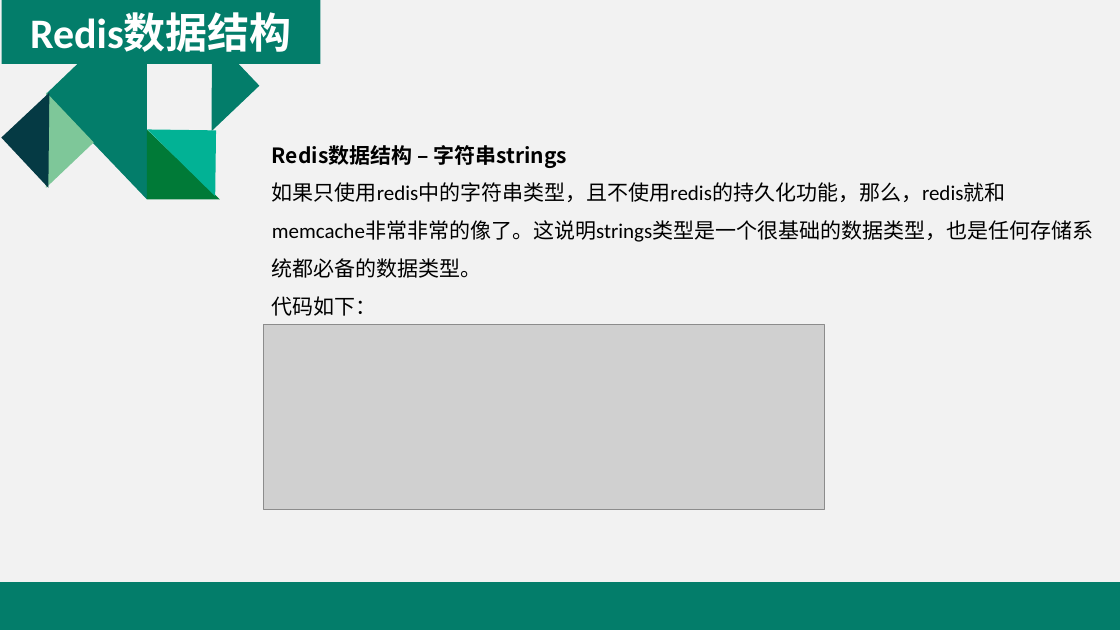
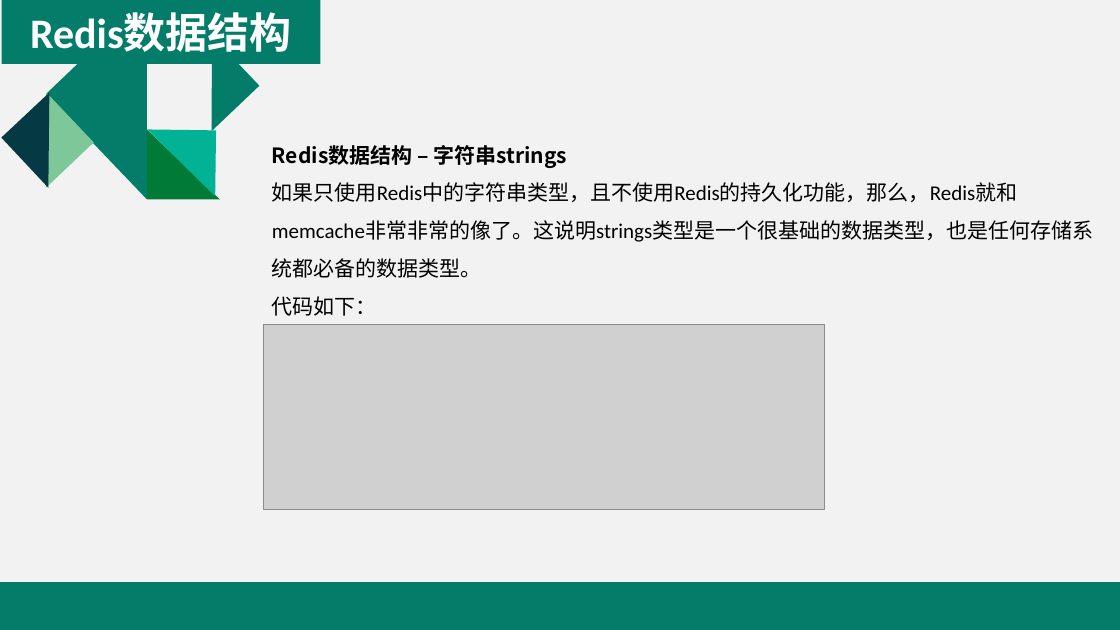
Before and after one commit to yuanhongqiu/baobaotao, a slide deck: slide 11 of taotao-manage/taotao-manage-web/src/main/resources/Redis介绍.pptx. Drawn at 1120x630 pixels with LibreOffice and Linux fonts; fonts in the diff are those of the drawing; grey boxes stand for pictures. Boxes give left, top, right and bottom in pixels: in the first picture for what was removed or moved away, otherwise in the second. Text is boxed around its words. In the diff, an @@ line names an element or a change of style, - is before the commit and + after.

```diff
--- a/taotao-manage/taotao-manage-web/src/main/resources/Redis介绍.pptx
+++ b/taotao-manage/taotao-manage-web/src/main/resources/Redis介绍.pptx
@@ text at (272,182,1093,278): text changed @@
-如果只使用redis中的字符串类型，且不使用redis的持久化功能，那么，redis就和memcache非常非常的像了。这说明strings类型是一个很基础的数据类型，也是任何存储系统都必备的数据类型。
+如果只使用Redis中的字符串类型，且不使用Redis的持久化功能，那么，Redis就和memcache非常非常的像了。这说明strings类型是一个很基础的数据类型，也是任何存储系统都必备的数据类型。
```
Also in this commit, not shown: 16 other slides changed, 8 slides added, 11 slides removed.
